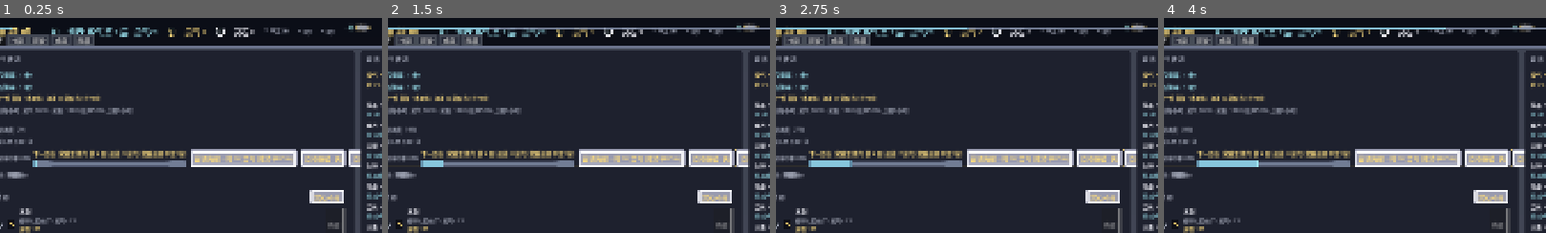
Above: before the commit, frames 1-4 (left to right).
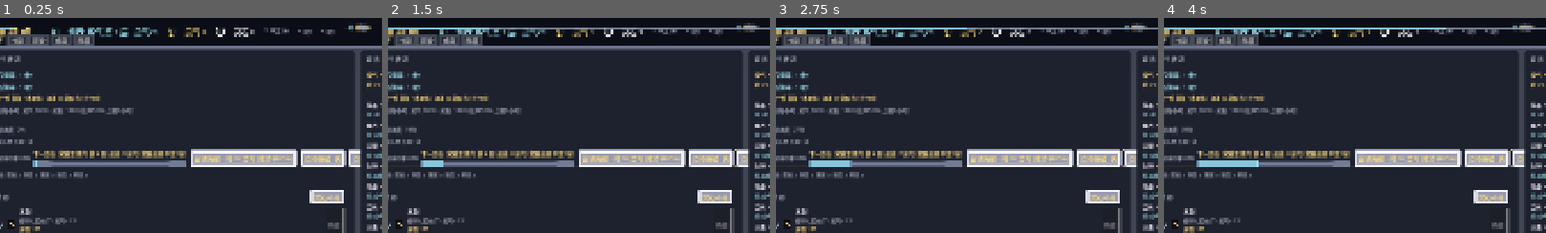
Above: after the commit, the same moments.

Repository: playerss/xiuxian-idle-godot
Game: Godot game, scene res://scenes/main.tscn
Same seed, same stepped clock (60 frames per second), same inputs: the game is played once before the commit and once after it.
Inputs (mouse positions are % of the whole screen's width and height, from its top left):
- Up to frame 1 (0.25 s): no input
- Up to frame 2 (1.5 s): click (48, 3) at 0.52 s; click "领悟 11" at 1.25 s
- Up to frame 3 (2.75 s): click "神通 6" at 2 s
- Up to frame 4 (4 s): click "施展" at 2.75 s; click "法器" at 3.5 s
The pictures show only the part of the screen within x 3-53%, y 0-50%; the shares and areas given below are measured in that part.

The runs differ from the first frame. In frame 1, 0.4% of the frame differs, in the area x 2-23%, y 71-75%; in frame 2, 0.4%; in frame 3, 0.4%; in frame 4, 0.4%.

Commit message:
fix(试玩): 修行页自动汇总行 5 段热区叠字 (遗留B 残留部分/D 新增) — Button 非 Container, flat 段热区(子 Label 组合尺寸不计入按钮 min)宽 0, 5 个 seg Label 挤同一起点叠成乱码块 (真实截图可见, headless ui_test 只测 seg 文本 测不出); 修: 构建+刷新 两处补 seg_btn.custom_minimum_size = seg_l.get_combined_minimum_size()。判据: 诊断脚本 修前 5 段 rect 宽 0 全挤 x78..116, 修后各 38px 顺序排列 x78/120/162/204/246; 真实截图 4x 放大 修前 叠字乱码块, 修后 '突破✗ 购置✗ 施展✗ 领悟✗ 爬塔✗' 清晰无叠。基线: selftest 11328 / stress 646 / ui_test 4418 / 冒烟 0 错

Diff:
--- a/scripts/main.gd
+++ b/scripts/main.gd
@@ -1160,7 +1160,12 @@
 		seg_btn.add_theme_stylebox_override("hover", _auto_sum_sb_hover)
 		seg_btn.add_theme_stylebox_override("pressed", _auto_sum_sb_hover)
 		seg_btn.add_theme_stylebox_override("focus", _auto_sum_sb_hover)
+		# 机器试玩修复(D): Button 非 Container, 子 Label 的最小尺寸 不计入 按钮 min_size ->
+		# flat 段热区 宽 0, 5 个 seg Label 全挤在 起点 处 叠成 乱码块 (真实截图 可见; headless
+		# ui_test 只断言 seg 文本/存在性, 测不出 热区 0 宽 叠字)。补 按钮 min = 子 Label 组合 min,
+		# _apply_auto_summary 文本变化 时 再刷 一次 (✓/✗ 宽度差)。
 		seg_btn.toggle_mode = false
+		seg_btn.custom_minimum_size = seg_l.get_combined_minimum_size()
 		_auto_sum_tip_statics.append(str(sum_tips[si]) + "\n\n" + str(sum_tip_marks[si]) + "\n")
 		_auto_sum_tips.append(GameData.auto_summary_seg_tip(si))
 		seg_btn.tooltip_text = str(_auto_sum_tip_statics[si]) + str(_auto_sum_tips[si])
@@ -3861,6 +3866,7 @@
 	for i in names.size():
 		var seg_l: Label = _auto_sum_segs[i]
 		seg_l.text = names[i] + (" ✓" if on[i] else " ✗")
+		_auto_sum_btns[i].custom_minimum_size = seg_l.get_combined_minimum_size()
 		seg_l.add_theme_color_override("font_color", GOLD if on[i] else DIM)
 
 
